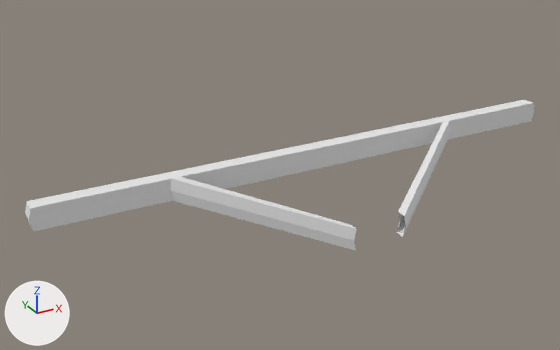
The Blender file Assets/Models/Prefabs/WoodSingleCrossArm(no pole).blend as it was, and as the next commit left it.
Rendered twice from a camera (50 mm lens) standing at (-4.05, -5.44, 3.65) and looking at (-0.55, 0.93, 0.47). The lights are fixed; the arrows at lower left show +X, +Y and +Z.

Script lines for the objects in view, before the commit:
```python
mat_crossarmwood_001 = diffuse_material('CrossarmWood.001')
mat_crossarmwood_001.base_color = (0.8, 0.8, 0.8)  # white #e7e7e7
me_cylinder_000 = bpy.data.meshes.new('Cylinder.000')
me_cylinder_000.from_pydata(...)  # 48 vertices, 42 faces; spans x -3.04..3.06, y -0.07..1.17, z 0.0..0.64
me_cylinder_000.materials.append(mat_crossarmwood_001)  # white #e7e7e7
ob_woodsingle_001 = bpy.data.objects.new('WoodSingle.001', me_cylinder_000)
ob_woodsingle_001.location = (0.0, 0.0, 0.0)
_m = ob_woodsingle_001.modifiers.new('Boolean', 'BOOLEAN')
_m.operation = 'INTERSECT'
_m.solver = 'FLOAT'
```
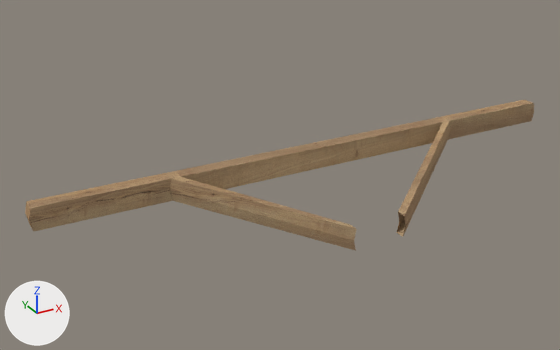
Pixel boxes [x1, y1, x2, y2] of what changed, in the pictures (560 x 350 px):
'WoodSingle.001', surface changed (grey to brown): [25, 100, 534, 251] in both

The change, as a diff of the scene's bpy script:
```diff
--- a/Assets/Models/Prefabs/WoodSingleCrossArm(no pole).blend.py
+++ b/Assets/Models/Prefabs/WoodSingleCrossArm(no pole).blend.py
@@ img_crossarmwood_jpg_001 @@
+img_crossarmwood_jpg_001 = load_image('CrossarmWood.jpg.001', '../Materials/ImageFiles/CrossarmWood.jpg', 736, 1892, 'sRGB')
@@ mat_crossarmwood_001 @@
 mat_crossarmwood_001 = diffuse_material('CrossarmWood.001')
-mat_crossarmwood_001.base_color = (0.8, 0.8, 0.8)  # white #e7e7e7
+mat_crossarmwood_001.texture = img_crossarmwood_jpg_001
```
